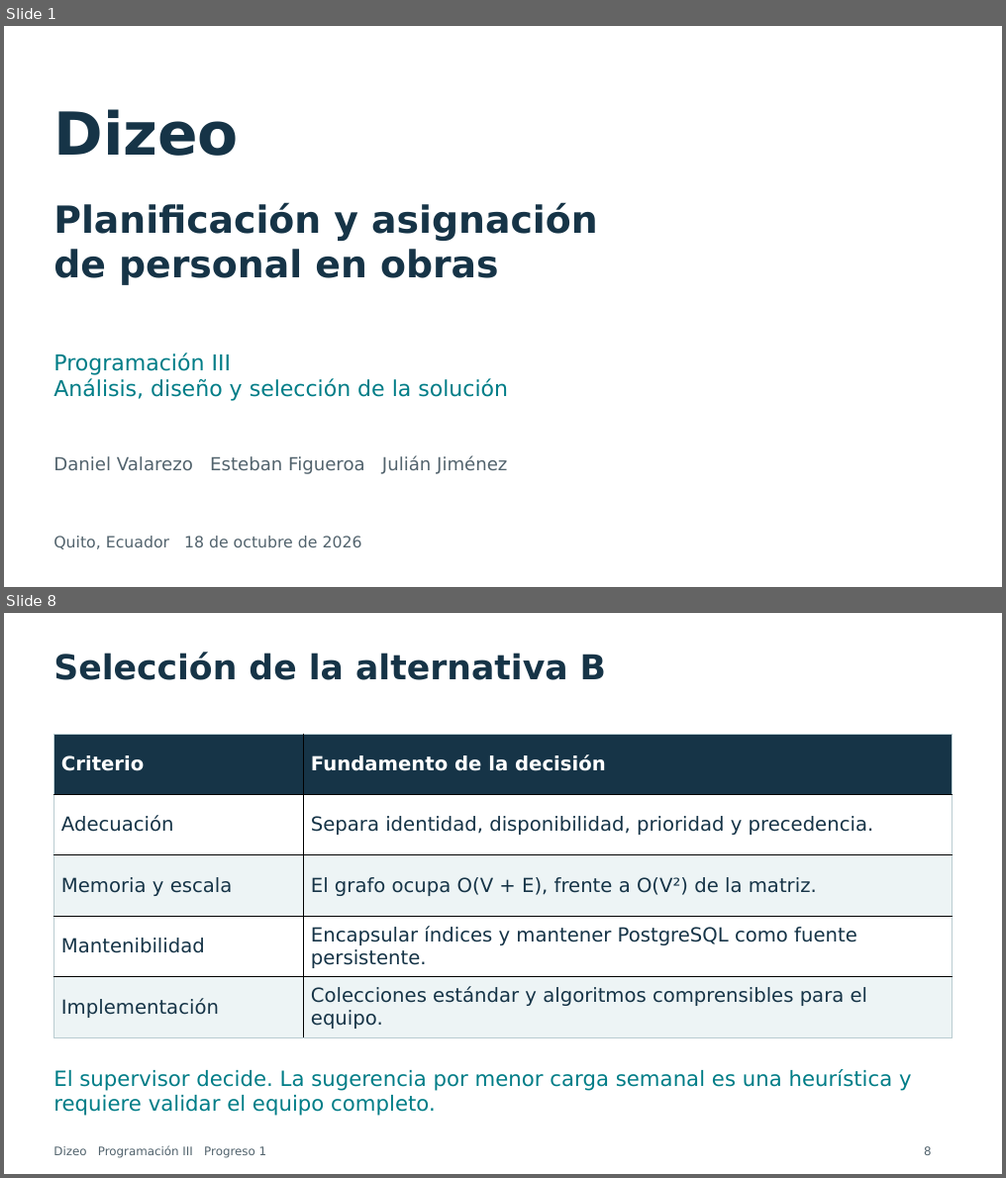
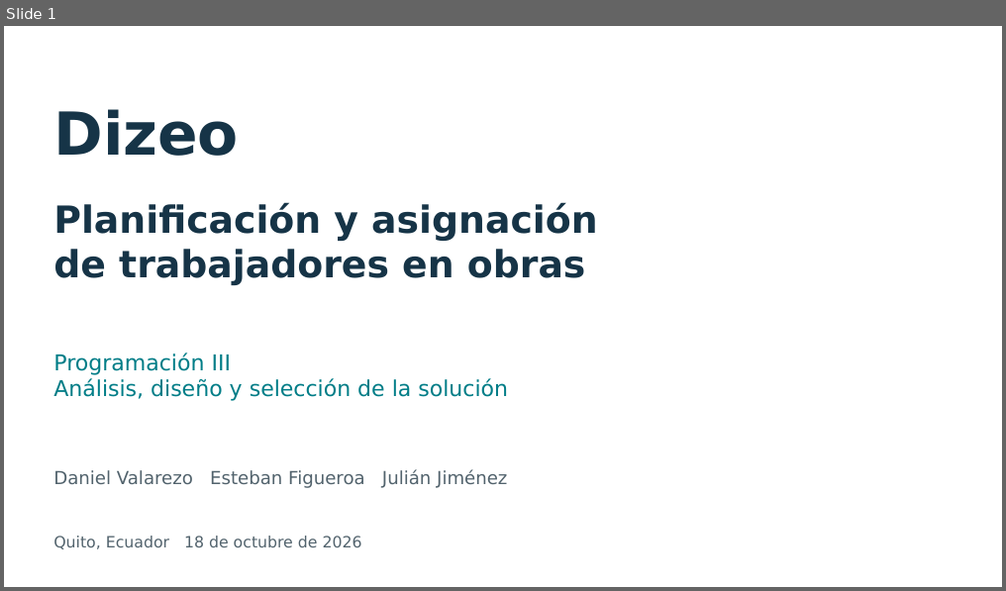
Before and after one commit to dxni999/avanceprogra, a slide deck: docs/presentacion/Presentacion_Dizeo_Progreso1_Final.pptx. Shown one above the other, each under a label of ours: slides 1 and 8 before the commit, slide 1 after it; the slides between them are not shown. The pictures are 1006x1178 and 1006x591 pixels, drawn with LibreOffice and Linux fonts; fonts in the diff are those of the drawing. Boxes give left, top, right and bottom in pixels: in the first picture for what was removed or moved away, otherwise in the second. Text is boxed around its words. In the diff, an @@ line names an element or a change of style, - is before the commit and + after.

```diff
--- a/docs/presentacion/Presentacion_Dizeo_Progreso1_Final.pptx
+++ b/docs/presentacion/Presentacion_Dizeo_Progreso1_Final.pptx
@@ slide 8 removed at <box>4,613,1002,1174</box>, background #FFFFFF @@
@@ text removed at <box>54,653,606,687</box> @@
-Selección de la alternativa B
@@ table removed at <box>54,734,952,1038</box>, 5 rows, 2 columns @@
-Criterio | Fundamento de la decisión
-Adecuación | Separa identidad, disponibilidad, prioridad y precedencia.
-Memoria y escala | El grafo ocupa O(V + E), frente a O(V²) de la matriz.
-Mantenibilidad | Encapsular índices y mantener PostgreSQL como fuente persistente.
-Implementación | Colecciones estándar y algoritmos comprensibles para el equipo.
@@ text removed at <box>54,1069,912,1116</box> @@
-El supervisor decide. La sugerencia por menor carga semanal es una heurística y requiere validar el equipo completo.
@@ text removed at <box>54,1147,267,1158</box> @@
-Dizeo Programación III Progreso 1
@@ text removed at <box>924,1147,932,1156</box> @@
-8
@@ slide 1 changed as well @@
@@ text at <box>54,249,586,285</box>: text changed @@
-de personal en obras
+de trabajadores en obras
@@ text "Daniel Valarezo Esteban Figueroa Julián ...": place and size @@
-text "Daniel Valarezo Esteban Figueroa Julián ..." at <box>54,457,507,474</box>
+text "Daniel Valarezo Esteban Figueroa Julián ..." at <box>54,470,507,488</box>
```
Also in this commit, not shown: 2 other slides changed, 6 slides added, 6 other slides removed, 5 other files.
